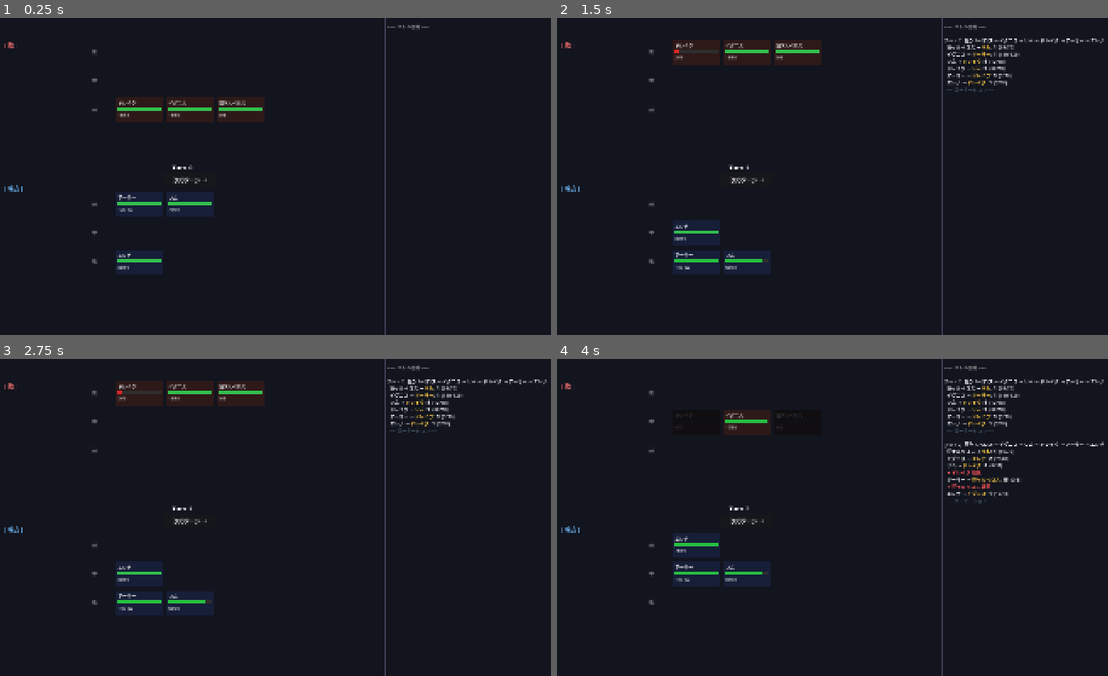
Above: before the commit, frames 1-4 (two rows, left to right).
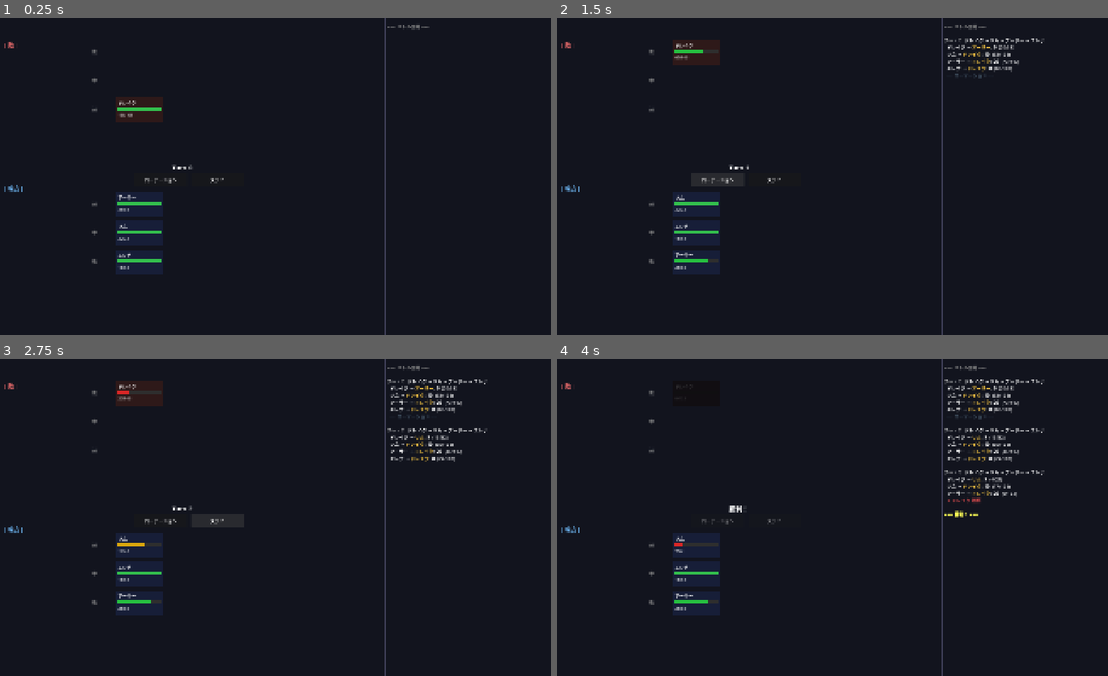
Above: after the commit, the same moments.

Repository: tamagoyaki42dev/tamagoyaki-game
Game: Godot game, scene res://scenes/node.tscn
Same seed, same stepped clock (60 frames per second), same inputs: the game is played once before the commit and once after it.
Inputs (mouse positions are in pixels of both pictures, inside the frame that each line leads up to):
- Up to frame 1 (0.25 s): no input
- Up to frame 2 (1.5 s): click (744, 179) at 0.5 s, where only the run before the commit has a clickable "次のターン →"; click (716, 179) at 1.25 s, where only the run after the commit has a clickable "ローテーション"
- Up to frame 3 (2.75 s): click (214, 520) at 2 s, where only the run after the commit has a clickable "ステイ"
- Up to frame 4 (4 s): click (744, 520) at 2.75 s, where only the run before the commit has a clickable "次のターン →"; click (716, 520) at 3.5 s, where only the run after the commit has a clickable "ローテーション"

The runs differ from the first frame. In frame 1, 2.9% of the frame differs, in the area x 20-49%, y 24-80%; in frame 2, 3.8%; in frame 3, 4.1%; in frame 4, 4.4%, in the area x 20-100%, y 6-81%.

Commit message:
仕様書ベースで戦闘システムを再構築。17職業・5種の敵タイプ・ローテーション/ステイ操作が全て動作
Co-Authored-By: Claude Sonnet 4.6 <noreply@anthropic.com>

Diff:
--- a/scripts/battle/battle_manager.gd
+++ b/scripts/battle/battle_manager.gd
@@ -32,8 +32,8 @@
 
 	battle_started.emit(player_grid, enemy_grid)
 
-# UIからターンを1つ進める（1ターン = 全員行動 + ローテーション）
-func advance_turn() -> void:
+# do_rotate=true でローテーション、false でステイ（仕様: デフォルトはステイ）
+func advance_turn(do_rotate: bool = false) -> void:
 	if is_over:
 		return
 
@@ -54,17 +54,19 @@
 
 		if not target.is_alive:
 			unit_died.emit(target)
+			# 味方1体でも倒れたら即撤退（battle_spec.md 勝敗条件）
+			if target.side == BattleUnit.Side.PLAYER:
+				_end_battle(false)
+				return
 
-	if player_grid.is_wiped():
-		_end_battle(false)
-		return
 	if enemy_grid.is_wiped():
 		_end_battle(true)
 		return
 
-	player_grid.rotate_forward()
-	enemy_grid.rotate_forward()
-	rotated.emit()
+	if do_rotate:
+		player_grid.rotate_forward()
+		enemy_grid.rotate_forward()
+		rotated.emit()
 
 # 完全情報開示用：現在グリッドでの行動順を返す（UIが戦闘前に表示できる）
 func build_timeline() -> Array:
--- a/scripts/battle/battle_test.gd
+++ b/scripts/battle/battle_test.gd
@@ -22,26 +22,24 @@
 	var w = CharacterData.new()
 	w.char_name = "アーサー"
 	w.job       = CharacterJob.Type.WARRIOR
-	w.hp_max    = 120; w.attack = 15; w.defense = 8; w.speed = 8
+	w.hp_max    = 35; w.attack = 20; w.speed = 15
 
-	var c = CharacterData.new()
-	c.char_name = "エレナ"
-	c.job       = CharacterJob.Type.CLERIC
-	c.hp_max    = 80;  c.attack = 6;  c.defense = 5; c.speed = 7
+	var e = CharacterData.new()
+	e.char_name = "エレナ"
+	e.job       = CharacterJob.Type.CLERIC
+	e.hp_max    = 18; e.attack = 8; e.speed = 6
+	e.def_bonus = 20; e.row_regen = 15
 
-	var s = CharacterData.new()
-	s.char_name = "リム"
-	s.job       = CharacterJob.Type.SCOUT
-	s.hp_max    = 70;  s.attack = 12; s.defense = 3; s.speed = 14
+	var r = CharacterData.new()
+	r.char_name = "リム"
+	r.job       = CharacterJob.Type.WITCH
+	r.hp_max    = 22; r.attack = 10; r.speed = 16
+	r.atk_bonus = 14
 
-	return [w, c, s]
+	return [w, e, r]
 
 func _make_enemies() -> Array:
-	return [
-		EnemyGenerator.generate(1),
-		EnemyGenerator.generate(1),
-		EnemyGenerator.generate(1, 1.0),  # 確定極振り
-	]
+	return [EnemyGenerator.generate()]
 
 func _on_started(pg: RotationGrid, eg: RotationGrid) -> void:
 	print("=== バトル開始 ===")
@@ -61,4 +59,4 @@
 	print("  *** %s 戦死 ***" % unit.unit_name)
 
 func _on_ended(player_won: bool, _loot: Array) -> void:
-	print("\n=== %s ===" % ("勝利！" if player_won else "全滅..."))
+	print("\n=== %s ===" % ("勝利！" if player_won else "撤退..."))
--- a/scripts/battle/battle_unit.gd
+++ b/scripts/battle/battle_unit.gd
@@ -4,34 +4,42 @@
 
 var unit_name: String = ""
 var side: int = Side.PLAYER
-var row: int = 0  # 0=前列, 1=中列, 2=後列
+var row: int = 0
 var col: int = 0
 var hp_max: int = 1
 var hp: int = 1
 var attack: int = 0
-var defense: int = 0
 var speed: int = 0
-var source_data: Resource  # CharacterData or EnemyData
+var indirect_attack: int = 0  # 間接攻撃力（アーチャー・ヴァルキリーのみ）
+var atk_bonus: int = 0        # 攻撃補助力
+var def_bonus: int = 0        # 防御補助力
+var self_regen: int = 0       # 自回復
+var row_regen: int = 0        # 列回復
+var source_data: Resource
 
 var is_alive: bool:
 	get: return hp > 0
 
 static func from_character(data: CharacterData, col: int = 0) -> BattleUnit:
-	var unit = BattleUnit.new()
-	unit.unit_name   = data.char_name
-	unit.side        = Side.PLAYER
-	unit.row         = CharacterJob.preferred_row(data.job)
-	unit.col         = col
-	unit.hp_max      = data.hp_max
-	unit.hp          = data.hp_max
-	unit.attack      = data.attack
-	unit.defense     = data.defense
-	unit.speed       = data.speed
-	unit.source_data = data
+	var unit := BattleUnit.new()
+	unit.unit_name       = data.char_name
+	unit.side            = Side.PLAYER
+	unit.row             = CharacterJob.preferred_row(data.job)
+	unit.col             = col
+	unit.hp_max          = data.hp_max
+	unit.hp              = data.hp_max
+	unit.attack          = data.attack
+	unit.speed           = data.speed
+	unit.indirect_attack = data.indirect_attack
+	unit.atk_bonus       = data.atk_bonus
+	unit.def_bonus       = data.def_bonus
+	unit.self_regen      = data.self_regen
+	unit.row_regen       = data.row_regen
+	unit.source_data     = data
 	return unit
 
 static func from_enemy(data: EnemyData, row: int = 0, col: int = 0) -> BattleUnit:
-	var unit = BattleUnit.new()
+	var unit := BattleUnit.new()
 	unit.unit_name   = data.enemy_name
 	unit.side        = Side.ENEMY
 	unit.row         = row
@@ -39,13 +47,13 @@
 	unit.hp_max      = data.hp_max
 	unit.hp          = data.hp_max
 	unit.attack      = data.attack
-	unit.defense     = data.defense
 	unit.speed       = data.speed
+	unit.self_regen  = data.self_regen
 	unit.source_data = data
 	return unit
 
-# 実ダメージを返す（defense軽減・最低1保証）
-func take_damage(raw_attack: int) -> int:
-	var actual = max(1, raw_attack - defense)
+# 防御補助なし: damage = raw_attack / 防御補助あり: damage = max(0, raw_attack - def_support)
+func take_damage(raw_attack: int, def_support: int = 0) -> int:
+	var actual: int = max(0, raw_attack - def_support)
 	hp = max(0, hp - actual)
 	return actual
--- a/scripts/battle/enemy_generator.gd
+++ b/scripts/battle/enemy_generator.gd
@@ -1,73 +1,58 @@
 class_name EnemyGenerator
 
-const BUDGET_PER_LEVEL: int = 50
-const DEFAULT_EXTREME_CHANCE: float = 0.05
+# ステータスタイプの出現率（合計100）
+const STAT_TYPE_WEIGHTS: Array[int] = [50, 15, 15, 10, 10]
 
-# 通常配分の重み（合計1.0）
-const BALANCED_WEIGHTS: Dictionary = {
-	"hp_max":  0.40,
-	"attack":  0.25,
-	"defense": 0.20,
-	"speed":   0.15,
-}
+# [hp_min, hp_max, atk_min, atk_max, spd_min, spd_max, regen_min, regen_max]
+const STAT_RANGES: Array = [
+	[80,  200, 8,  16, 6,  14, 0, 0],  # BALANCE
+	[40,  90,  18, 28, 15, 25, 0, 0],  # BERSERKER
+	[50,  120, 6,  14, 24, 35, 0, 0],  # SPEED_STAR
+	[250, 450, 6,  12, 3,  8,  8, 18], # TANK
+	[150, 280, 14, 22, 10, 20, 0, 8],  # ENHANCED_BALANCE
+]
 
-# 統計ごとの最低値（0にならないよう保護）
-const STAT_FLOOR: Dictionary = {
-	"hp_max":  5,
-	"attack":  1,
-	"defense": 0,
-	"speed":   1,
-}
+# 思考タイプの重みテーブル（enemy_spec.md 準拠）
+# [RANDOM, WEAK, STRONG, CENTER, SUPPORT, DYING, FEMALE, MALE]
+const THOUGHT_WEIGHTS: Array = [
+	[3, 1, 1, 2, 1, 1, 1, 1],  # BALANCE
+	[2, 3, 1, 1, 1, 3, 1, 1],  # BERSERKER
+	[2, 1, 1, 1, 1, 1, 2, 2],  # SPEED_STAR
+	[1, 1, 2, 3, 1, 1, 1, 1],  # TANK
+	[1, 2, 1, 1, 3, 2, 1, 1],  # ENHANCED_BALANCE
+]
 
 static var _name_pool: Array = [
 	"グラディウス", "ケルベロス", "マラカイ",
 	"シェイド", "ドレイク", "ヴォルフ", "イグニス",
 ]
 
-static func generate(level: int, extreme_chance: float = DEFAULT_EXTREME_CHANCE) -> EnemyData:
-	var data       = EnemyData.new()
-	data.level     = level
-	data.is_extreme = randf() < extreme_chance
+static func generate() -> EnemyData:
+	var stat_type: int    = _weighted_choice(STAT_TYPE_WEIGHTS)
+	var thought_type: int = _weighted_choice(THOUGHT_WEIGHTS[stat_type])
+	var r: Array          = STAT_RANGES[stat_type]
 
-	var budget: int = level * BUDGET_PER_LEVEL
-
-	if data.is_extreme:
-		_allocate_extreme(data, budget)
-		data.enemy_name = "狂" + _random_name()
-	else:
-		_allocate_balanced(data, budget)
-		data.enemy_name = _random_name()
-
+	var data := EnemyData.new()
+	data.enemy_name   = _random_name()
+	data.stat_type    = stat_type    as EnemyData.StatType
+	data.thought_type = thought_type as EnemyData.ThoughtType
+	data.hp_max       = randi_range(r[0], r[1])
+	data.attack       = randi_range(r[2], r[3])
+	data.speed        = randi_range(r[4], r[5])
+	data.self_regen   = randi_range(r[6], r[7])
 	return data
 
-static func _allocate_balanced(data: EnemyData, budget: int) -> void:
-	var stats   = BALANCED_WEIGHTS.keys()
-	var remaining = budget
-
-	for i in stats.size():
-		var stat: String = stats[i]
-		var floor_val: int = STAT_FLOOR[stat]
-
-		if i == stats.size() - 1:
-			# 最後のステータスに残りを全部入れる
-			data.set(stat, max(floor_val, remaining))
-		else:
-			var variance = budget * 0.10
-			var val = int(budget * BALANCED_WEIGHTS[stat] + randf_range(-variance, variance))
-			val = max(floor_val, val)
-			data.set(stat, val)
-			remaining -= val
-
-static func _allocate_extreme(data: EnemyData, budget: int) -> void:
-	# 全ステータスをfloorに設定してから、1つだけ残りを全投入
-	var stats = STAT_FLOOR.keys()
-	var floor_total = 0
-	for stat in stats:
-		data.set(stat, STAT_FLOOR[stat])
-		floor_total += STAT_FLOOR[stat]
-
-	var chosen: String = stats[randi() % stats.size()]
-	data.set(chosen, STAT_FLOOR[chosen] + (budget - floor_total))
+static func _weighted_choice(weights: Array) -> int:
+	var total: int = 0
+	for w: int in weights:
+		total += w
+	var roll: int = randi() % total
+	var cumulative: int = 0
+	for i in weights.size():
+		cumulative += weights[i]
+		if roll < cumulative:
+			return i
+	return 0
 
 static func _random_name() -> String:
 	return _name_pool[randi() % _name_pool.size()]
--- a/scripts/battle/rotation_grid.gd
+++ b/scripts/battle/rotation_grid.gd
@@ -20,7 +20,7 @@
 	grid[row].append(unit)
 	return true
 
-# 前列→後列へ：前 ← 中 ← 後 ← 前（全員が前進する）
+# 前→後→中→前 のサイクル: 中列が前列に繰り上がり、元の前列は後列へ下がる
 func rotate_forward() -> void:
 	var temp = grid[0]
 	grid[0]  = grid[1]
--- a/scripts/data/character_data.gd
+++ b/scripts/data/character_data.gd
@@ -7,11 +7,15 @@
 @export var age: int = 20
 @export var lifespan: int = 40  # この年齢に達したら引退
 
-# 戦闘ステータス
-@export var hp_max: int = 100
+# 戦闘ステータス（unit_spec.md 準拠）
+@export var hp_max: int = 20
 @export var attack: int = 10
-@export var defense: int = 5
 @export var speed: int = 10
+@export var indirect_attack: int = 0  # 間接攻撃力（アーチャー・ヴァルキリーのみ）
+@export var atk_bonus: int = 0        # 攻撃補助力
+@export var def_bonus: int = 0        # 防御補助力
+@export var self_regen: int = 0       # 自回復
+@export var row_regen: int = 0        # 列回復
 
 # 世代・継承管理
 @export var generation: int = 1
@@ -25,9 +29,13 @@
 	get: return battles_fought / 12
 
 func apply_inheritance(parent: CharacterData, rate: float = 0.3) -> void:
-	hp_max    += int(parent.hp_max    * rate)
-	attack    += int(parent.attack    * rate)
-	defense   += int(parent.defense   * rate)
-	speed     += int(parent.speed     * rate)
-	generation = parent.generation + 1
-	parent_id  = parent.id
+	hp_max          += int(parent.hp_max          * rate)
+	attack          += int(parent.attack          * rate)
+	speed           += int(parent.speed           * rate)
+	indirect_attack += int(parent.indirect_attack * rate)
+	atk_bonus       += int(parent.atk_bonus       * rate)
+	def_bonus       += int(parent.def_bonus       * rate)
+	self_regen      += int(parent.self_regen      * rate)
+	row_regen       += int(parent.row_regen       * rate)
+	generation       = parent.generation + 1
+	parent_id        = parent.id
--- a/scripts/data/character_job.gd
+++ b/scripts/data/character_job.gd
@@ -1,25 +1,57 @@
 class_name CharacterJob
 
 enum Type {
-	WARRIOR,  # 前列特化・物理火力
-	CLERIC,   # 後列・回復担当
-	SUPPORT,  # 中列・補助担当
-	SCOUT,    # 速度特化・前列
+	WARRIOR,
+	KNIGHT,
+	GLADIATOR,
+	ILLUSIONIST,
+	ADVENTURER,
+	MONK,
+	CLERIC,
+	MAGE,
+	WITCH,
+	ARCHER,
+	VALKYRIE,
+	SHAMAN,
+	SHRINE_MAIDEN,
+	SAMURAI,
+	NINJA,
+	DARK_KNIGHT,
+	HOLY_KNIGHT,
 }
 
 static func get_display_name(type: Type) -> String:
 	match type:
-		Type.WARRIOR: return "戦士"
-		Type.CLERIC:  return "聖職者"
-		Type.SUPPORT: return "補佐"
-		Type.SCOUT:   return "斥候"
+		Type.WARRIOR:       return "戦士"
+		Type.KNIGHT:        return "騎士"
+		Type.GLADIATOR:     return "剣闘士"
+		Type.ILLUSIONIST:   return "幻術師"
+		Type.ADVENTURER:    return "冒険者"
+		Type.MONK:          return "僧侶"
+		Type.CLERIC:        return "神官"
+		Type.MAGE:          return "魔術師"
+		Type.WITCH:         return "魔女"
+		Type.ARCHER:        return "アーチャー"
+		Type.VALKYRIE:      return "ヴァルキリー"
+		Type.SHAMAN:        return "祈祷師"
+		Type.SHRINE_MAIDEN: return "巫女"
+		Type.SAMURAI:       return "サムライ"
+		Type.NINJA:         return "ニンジャ"
+		Type.DARK_KNIGHT:   return "魔騎士"
+		Type.HOLY_KNIGHT:   return "聖騎士"
 	return "不明"
 
-# 各ジョブが最もパフォーマンスを発揮する行（0=前列, 1=中列, 2=後列）
+static func is_female(type: Type) -> bool:
+	match type:
+		Type.CLERIC, Type.WITCH, Type.VALKYRIE, Type.SHRINE_MAIDEN, Type.NINJA, Type.HOLY_KNIGHT:
+			return true
+	return false
+
+# デフォルト配置列（0=前列, 1=中列, 2=後列）
 static func preferred_row(type: Type) -> int:
 	match type:
-		Type.WARRIOR: return 0
-		Type.CLERIC:  return 2
-		Type.SUPPORT: return 1
-		Type.SCOUT:   return 0
+		Type.KNIGHT, Type.MONK, Type.MAGE, Type.WITCH, Type.DARK_KNIGHT, Type.HOLY_KNIGHT:
+			return 1
+		Type.CLERIC:
+			return 2
 	return 0
--- a/scripts/data/enemy_data.gd
+++ b/scripts/data/enemy_data.gd
@@ -1,16 +1,32 @@
 class_name EnemyData
 extends Resource
 
+enum StatType {
+	BALANCE,           # バランス（50%）
+	BERSERKER,         # バーサーカー（15%）
+	SPEED_STAR,        # スピードスター（15%）
+	TANK,              # タンク（10%）
+	ENHANCED_BALANCE,  # 強化バランス（10%）
+}
+
+enum ThoughtType {
+	RANDOM,         # きまぐれ
+	WEAK_TARGET,    # 弱者狙い
+	STRONG_TARGET,  # 強者狙い
+	CENTER_TARGET,  # 中央狙い
+	SUPPORT_TARGET, # 補助狙い
+	DYING_TARGET,   # 瀕死狙い
+	FEMALE_TARGET,  # 女性狙い
+	MALE_TARGET,    # 男性狙い
+}
+
 @export var enemy_name: String = ""
-@export var level: int = 1
-@export var hp_max: int = 50
-@export var attack: int = 8
-@export var defense: int = 3
+@export var hp_max: int = 80
+@export var attack: int = 10
 @export var speed: int = 8
-@export var is_extreme: bool = false  # 極振り個体フラグ
+@export var self_regen: int = 0
+@export var stat_type: StatType = StatType.BALANCE
+@export var thought_type: ThoughtType = ThoughtType.RANDOM
 
-# 完全情報開示用：戦闘前にUIへ渡す説明文
 func get_label() -> String:
-	if is_extreme:
-		return "%s [極振り] Lv%d" % [enemy_name, level]
-	return "%s Lv%d" % [enemy_name, level]
+	return enemy_name
--- a/scripts/ui/battle_ui.gd
+++ b/scripts/ui/battle_ui.gd
@@ -18,7 +18,8 @@
 # ── ノード参照 ────────────────────────────────────────────────────────────────
 var _root: Control
 var _log_lbl: RichTextLabel
-var _turn_btn: Button
+var _rotate_btn: Button
+var _stay_btn: Button
 var _status_lbl: Label
 var _manager: BattleManager
 var _cards: Dictionary = {}   # BattleUnit → {ctrl, hp_bar, hp_lbl}
@@ -64,14 +65,23 @@
 	# ターン数表示
 	_status_lbl = _lbl(_root, "Turn 0", Vector2(LOG_X * 0.5 - 60, SH * 0.5 - 46), 22)
 
-	# 次のターンボタン
-	_turn_btn = Button.new()
-	_turn_btn.text = "次のターン →"
-	_turn_btn.position = Vector2(LOG_X * 0.5 - 90, SH * 0.5 - 12)
-	_turn_btn.size = Vector2(180, 46)
-	_turn_btn.add_theme_font_size_override("font_size", 18)
-	_turn_btn.pressed.connect(_on_turn_pressed)
-	_root.add_child(_turn_btn)
+	# ローテーションボタン
+	_rotate_btn = Button.new()
+	_rotate_btn.text = "ローテーション"
+	_rotate_btn.position = Vector2(LOG_X * 0.5 - 188, SH * 0.5 - 12)
+	_rotate_btn.size = Vector2(180, 46)
+	_rotate_btn.add_theme_font_size_override("font_size", 16)
+	_rotate_btn.pressed.connect(_on_rotate_pressed)
+	_root.add_child(_rotate_btn)
+
+	# ステイボタン（デフォルト操作）
+	_stay_btn = Button.new()
+	_stay_btn.text = "ステイ"
+	_stay_btn.position = Vector2(LOG_X * 0.5 + 4, SH * 0.5 - 12)
+	_stay_btn.size = Vector2(180, 46)
+	_stay_btn.add_theme_font_size_override("font_size", 16)
+	_stay_btn.pressed.connect(_on_stay_pressed)
+	_root.add_child(_stay_btn)
 
 	# バトルログ
 	_log_lbl = RichTextLabel.new()
@@ -167,16 +177,20 @@
 	_rebuild_positions()
 
 func _on_battle_ended(won: bool, _loot: Array) -> void:
-	_turn_btn.disabled = true
+	_rotate_btn.disabled = true
+	_stay_btn.disabled = true
 	if won:
 		_status_lbl.text = "勝利！"
 		_log("\n[color=#ffff55][b]=== 勝利！ ===[/b][/color]")
 	else:
-		_status_lbl.text = "全滅..."
-		_log("\n[color=#ff4444][b]=== 全滅... ===[/b][/color]")
-
-func _on_turn_pressed() -> void:
-	_manager.advance_turn()
+		_status_lbl.text = "撤退..."
+		_log("\n[color=#ff4444][b]=== 撤退... ===[/b][/color]")
+
+func _on_rotate_pressed() -> void:
+	_manager.advance_turn(true)
+
+func _on_stay_pressed() -> void:
+	_manager.advance_turn(false)
 
 func _log(text: String) -> void:
 	_log_lbl.append_text(text + "\n")
@@ -215,20 +229,22 @@
 	_manager.start_battle(_make_party(), _make_enemies())
 
 func _make_party() -> Array:
+	# unit_spec.md 準拠の初期実装5職から3体（戦士・神官・魔女）
 	var w := CharacterData.new()
 	w.char_name = "アーサー"; w.job = CharacterJob.Type.WARRIOR
-	w.hp_max = 120; w.attack = 15; w.defense = 8; w.speed = 8
-	var c := CharacterData.new()
-	c.char_name = "エレナ"; c.job = CharacterJob.Type.CLERIC
-	c.hp_max = 80; c.attack = 6; c.defense = 5; c.speed = 7
-	var s := CharacterData.new()
-	s.char_name = "リム"; s.job = CharacterJob.Type.SCOUT
-	s.hp_max = 70; s.attack = 12; s.defense = 3; s.speed = 14
-	return [w, c, s]
+	w.hp_max = 35; w.attack = 20; w.speed = 15
+
+	var e := CharacterData.new()
+	e.char_name = "エレナ"; e.job = CharacterJob.Type.CLERIC
+	e.hp_max = 18; e.attack = 8; e.speed = 6
+	e.def_bonus = 20; e.row_regen = 15
+
+	var r := CharacterData.new()
+	r.char_name = "リム"; r.job = CharacterJob.Type.WITCH
+	r.hp_max = 22; r.attack = 10; r.speed = 16
+	r.atk_bonus = 14
+
+	return [w, e, r]
 
 func _make_enemies() -> Array:
-	return [
-		EnemyGenerator.generate(1),
-		EnemyGenerator.generate(1),
-		EnemyGenerator.generate(1, 0.5),
-	]
+	return [EnemyGenerator.generate()]
Not shown, changed: devlog/2026-06-13.md
